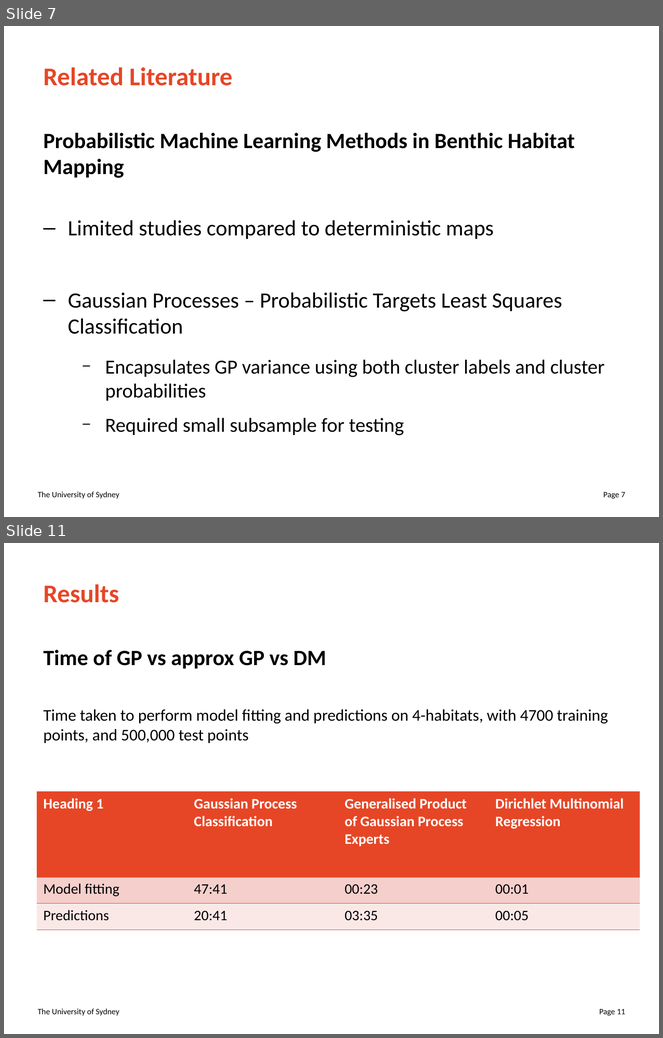
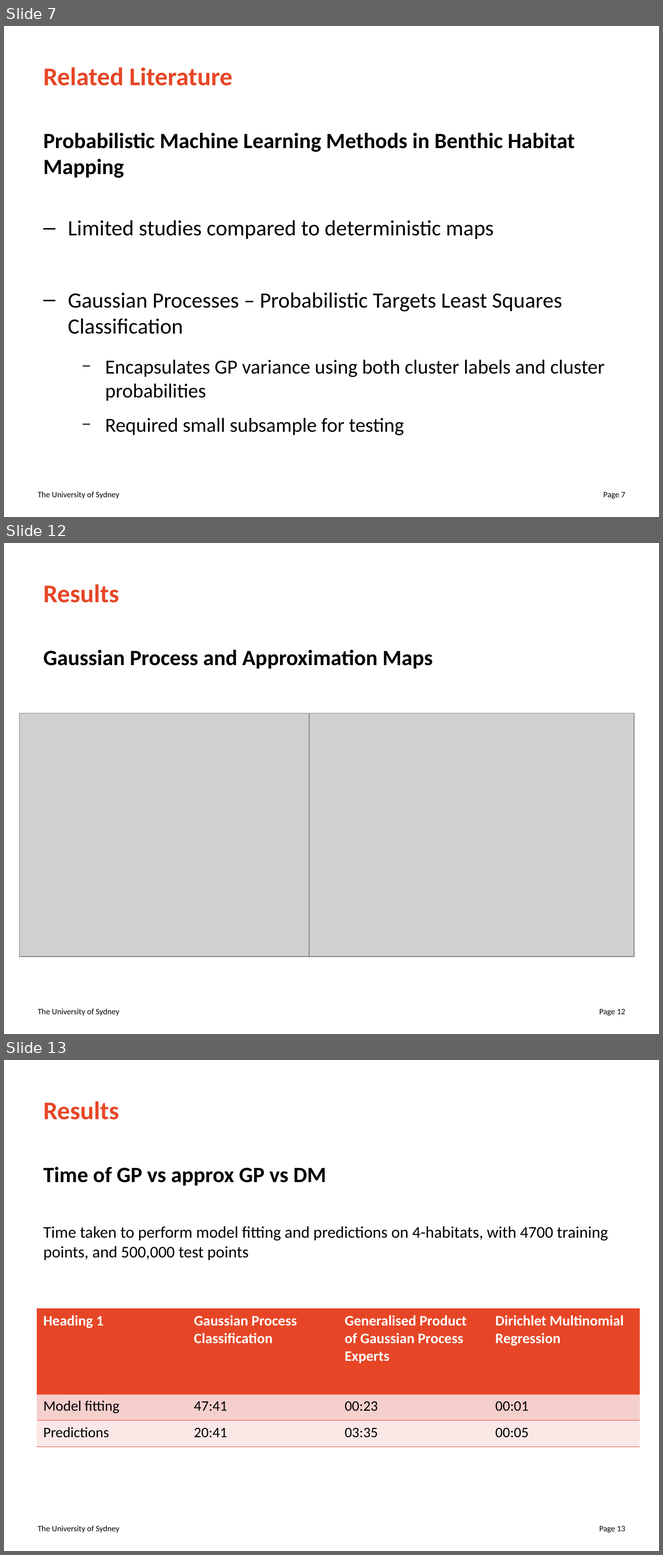
Before and after one commit to juicetin/honours, a slide deck: prez/honours_prez.odp. Shown one above the other, each under a label of ours: slides 7 and 11 before the commit, slides 7, 12 and 13 after it; the slides between them are not shown. The pictures are 663x1038 and 663x1555 pixels, drawn with LibreOffice and Linux fonts; fonts in the diff are those of the drawing; grey boxes stand for pictures. Boxes give left, top, right and bottom in pixels: in the first picture for what was removed or moved away, otherwise in the second. Text is boxed around its words. In the diff, an @@ line names an element or a change of style, - is before the commit and + after.

```diff
--- a/prez/honours_prez.odp
+++ b/prez/honours_prez.odp
@@ slide 12 added at [4, 543, 659, 1034], background #FFFFFF; not listed: 2 template elements that a slide beside it also shows @@
@@ title added at [44, 584, 119, 603], 28 pt, text #E64626, bold @@
+Results
@@ text added at [44, 650, 433, 669], 24 pt, text #000000, bold @@
+Gaussian Process and Approximation Maps
@@ picture added at [20, 714, 345, 957] @@
@@ picture added at [309, 714, 634, 957] @@
@@ what was slide 11 is now slide 13 @@
@@ page number at [599, 1526, 625, 1533]: text changed @@
-Page 11
+Page 13
```
Also in this commit, not shown: 5 slides changed, 2 other slides added, 1 slide removed, 1 other file.
